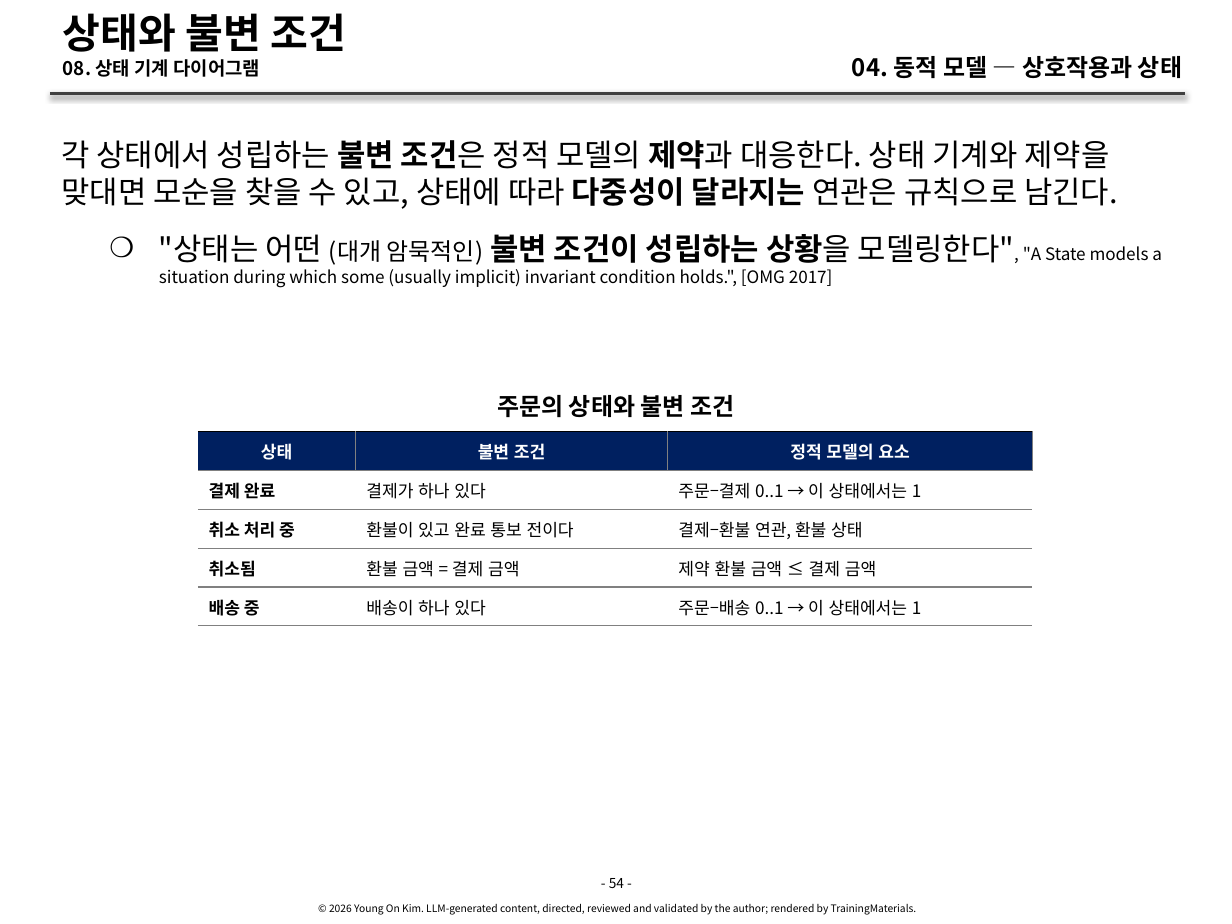
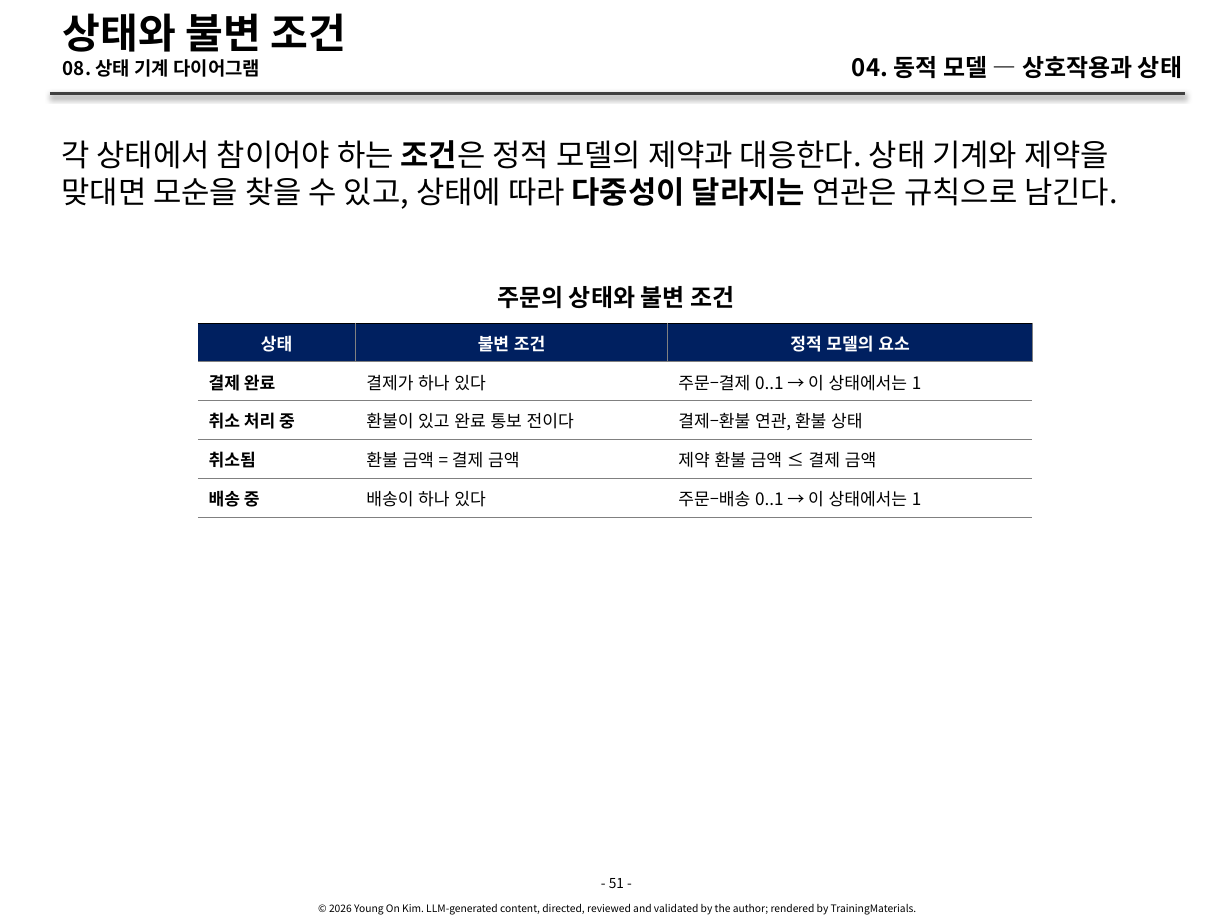
Before and after one commit to YoungSan77/TrainingMaterials, a slide deck: slide 51 of courses/ooad/sessions/s04.pptx (slide 54 before the commit). Drawn at 1232x924 pixels with LibreOffice and Linux fonts; fonts in the diff are those of the drawing. Boxes give left, top, right and bottom in pixels: in the first picture for what was removed or moved away, otherwise in the second. Text is boxed around its words. In the diff, an @@ line names an element or a change of style, - is before the commit and + after.

```diff
--- a/courses/ooad/sessions/s04.pptx
+++ b/courses/ooad/sessions/s04.pptx
@@ text at <box>61,140,1118,209</box>: text changed @@
-각 상태에서 성립하는 불변 조건은 정적 모델의 제약과 대응한다. 상태 기계와 제약을 맞대면 모순을 찾을 수 있고, 상태에 따라 다중성이 달라지는 연관은 규칙으로 남긴다.
-    ❍ "상태는 어떤 (대개 암묵적인) 불변 조건이 성립하는 상황을 모델링한다", "A State models a situation during which some (usually implicit) invariant condition holds.", [OMG 2017]
+각 상태에서 참이어야 하는 조건은 정적 모델의 제약과 대응한다. 상태 기계와 제약을 맞대면 모순을 찾을 수 있고, 상태에 따라 다중성이 달라지는 연관은 규칙으로 남긴다.
@@ text "주문의 상태와 불변 조건": place and size @@
-text "주문의 상태와 불변 조건" at <box>497,395,734,417</box>
+text "주문의 상태와 불변 조건" at <box>497,286,734,308</box>
@@ table: place and size @@
-table at <box>198,431,1032,924</box>
+table at <box>198,323,1032,845</box>
@@ text at <box>609,878,624,888</box>: text changed @@
-- 54 -
+- 51 -
```
Also in this commit, not shown: 55 other slides changed, 6 slides removed, 9 other files.
